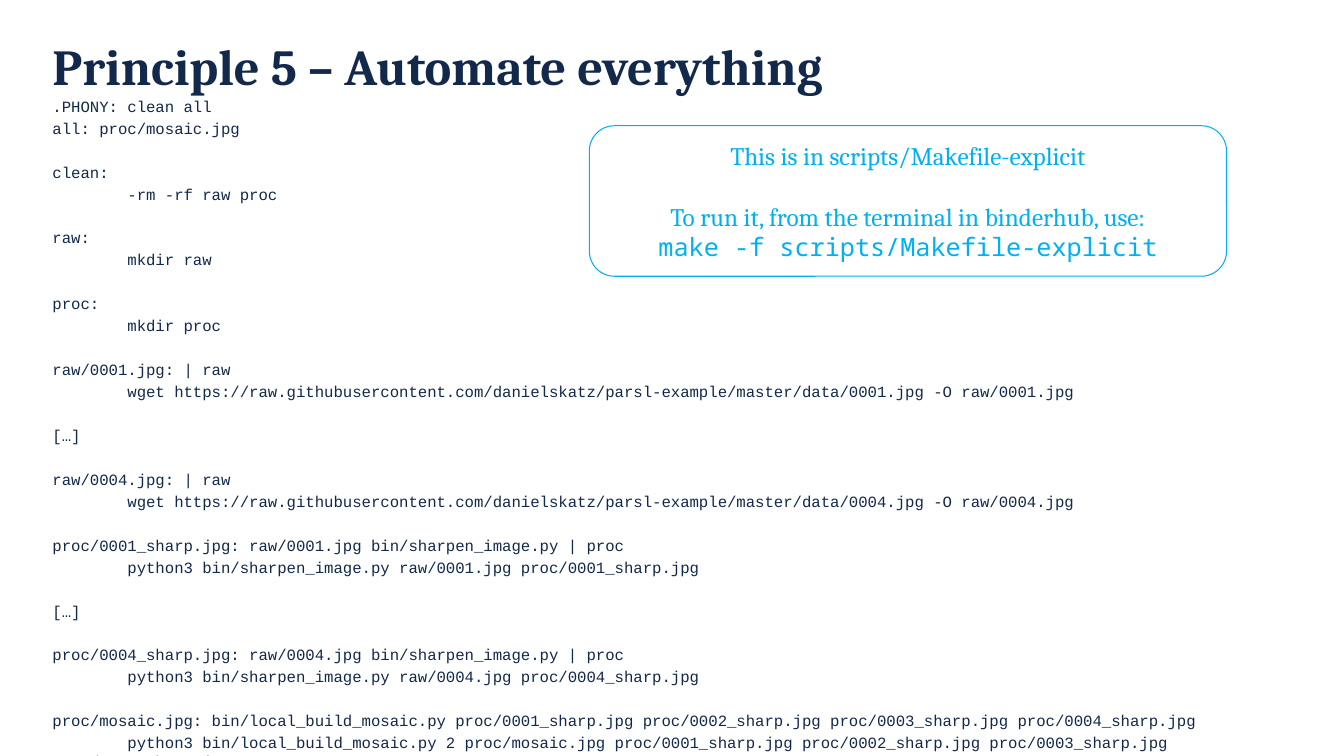
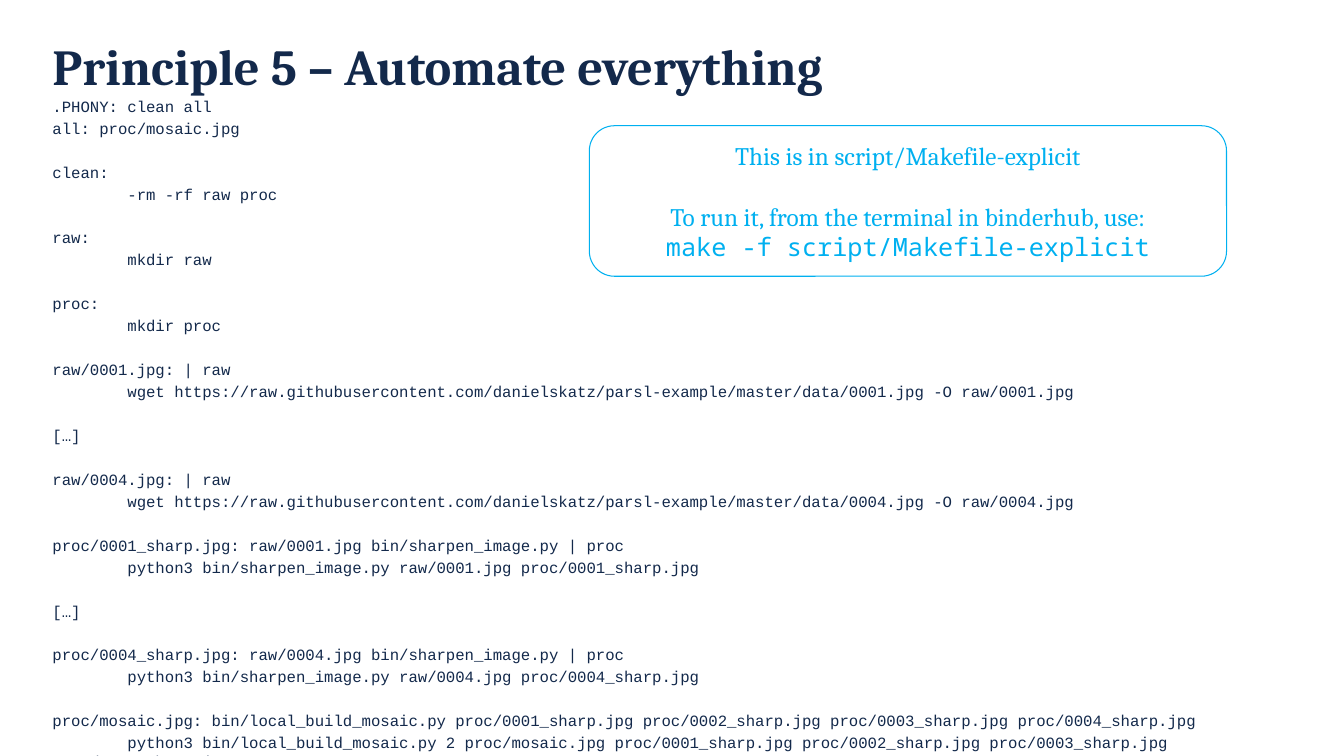
Before and after one commit to danielskatz/repro-fdtd1d, a slide deck: slide 21 of Computational_Reproducibility.pptx (slide 20 before the commit). Drawn at 1344x756 pixels with LibreOffice and Linux fonts; fonts in the diff are those of the drawing; background and template pictures are left out. Boxes give left, top, right and bottom in pixels: in the first picture for what was removed or moved away, otherwise in the second. Text is boxed around its words. In the diff, an @@ line names an element or a change of style, - is before the commit and + after.

```diff
--- a/Computational_Reproducibility.pptx
+++ b/Computational_Reproducibility.pptx
@@ text in rounded rectangle at (666, 147, 1150, 262): text changed @@
-This is in scripts/Makefile-explicit
-To run it, from the terminal in binderhub, use:
-make -f scripts/Makefile-explicit
+This is in script/Makefile-explicit
+To run it, from the terminal in binderhub, use:
+make -f script/Makefile-explicit
```
Also in this commit, not shown: 3 other slides changed, 1 slide added, 1 other file.
